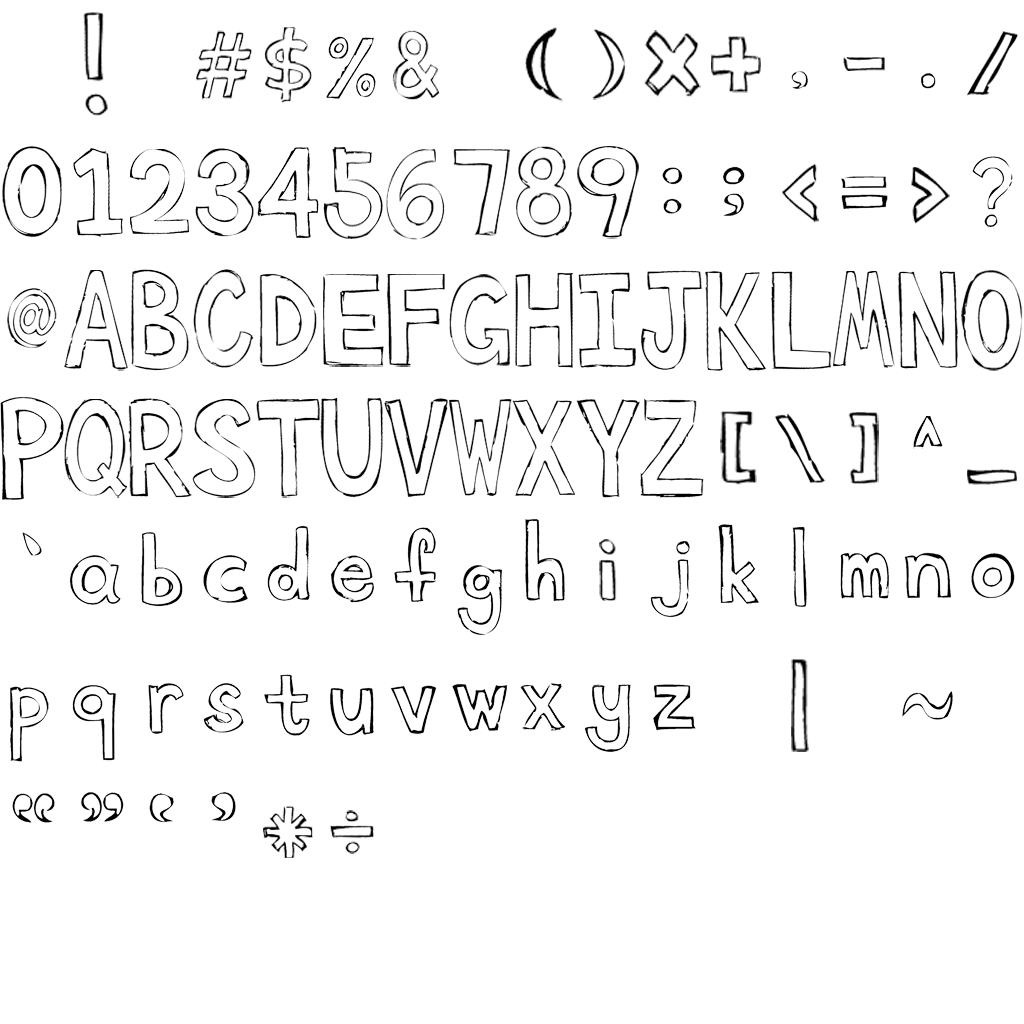
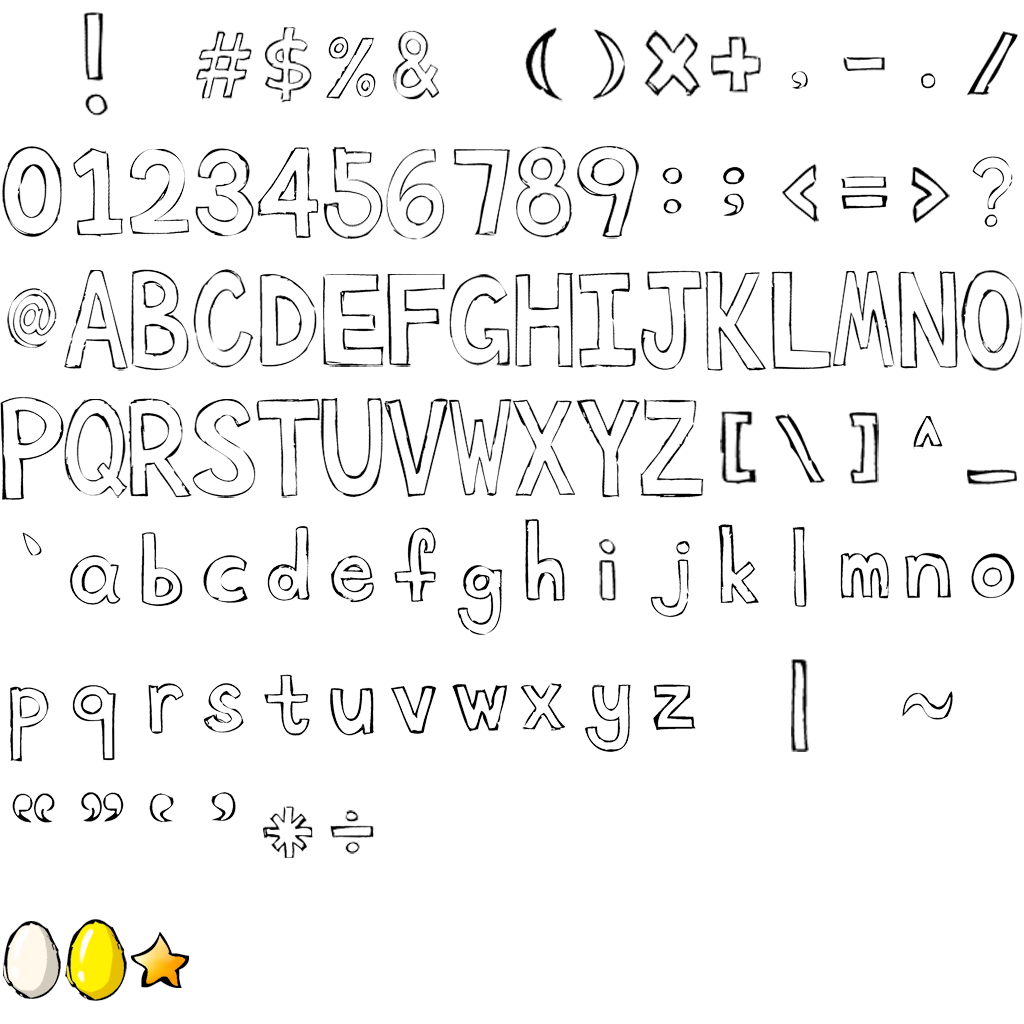
Layered file, before and after one edit (1024×1024). Changes by layer:
added group "星" (1st of 2) with 4 layers above "金蛋" over [131, 932, 189, 988]
added layer "星 线" in group "星" over [131, 932, 189, 988]
added layer "高光" (1st of 3, in "星") in group "星" over [134, 935, 179, 979]
added layer "阴影" (1st of 3, in "星") in group "星" over [142, 935, 186, 986]
added layer "星" (2nd of 2, in "星") in group "星" over [134, 935, 186, 986]
added group "金蛋" with 4 layers above "鸡蛋" over [65, 919, 127, 1001]
added layer "金蛋 线" in group "金蛋" over [65, 919, 127, 1001]
added layer "高光" (2nd of 3, in "金蛋") in group "金蛋" over [77, 928, 94, 984]
added layer "阴影" (2nd of 3, in "金蛋") in group "金蛋" over [76, 924, 125, 1000]
added layer "金" in group "金蛋" over [66, 922, 125, 1000]
added group "鸡蛋" with 4 layers above "字" over [3, 921, 61, 999]
added layer "鸡蛋 线" in group "鸡蛋" over [3, 921, 61, 999]
added layer "高光" (3rd of 3, in "鸡蛋") in group "鸡蛋" over [11, 928, 30, 980]
added layer "阴影" (3rd of 3, in "鸡蛋") in group "鸡蛋" over [3, 925, 59, 998]
added layer "白" in group "鸡蛋" over [3, 922, 59, 998]
